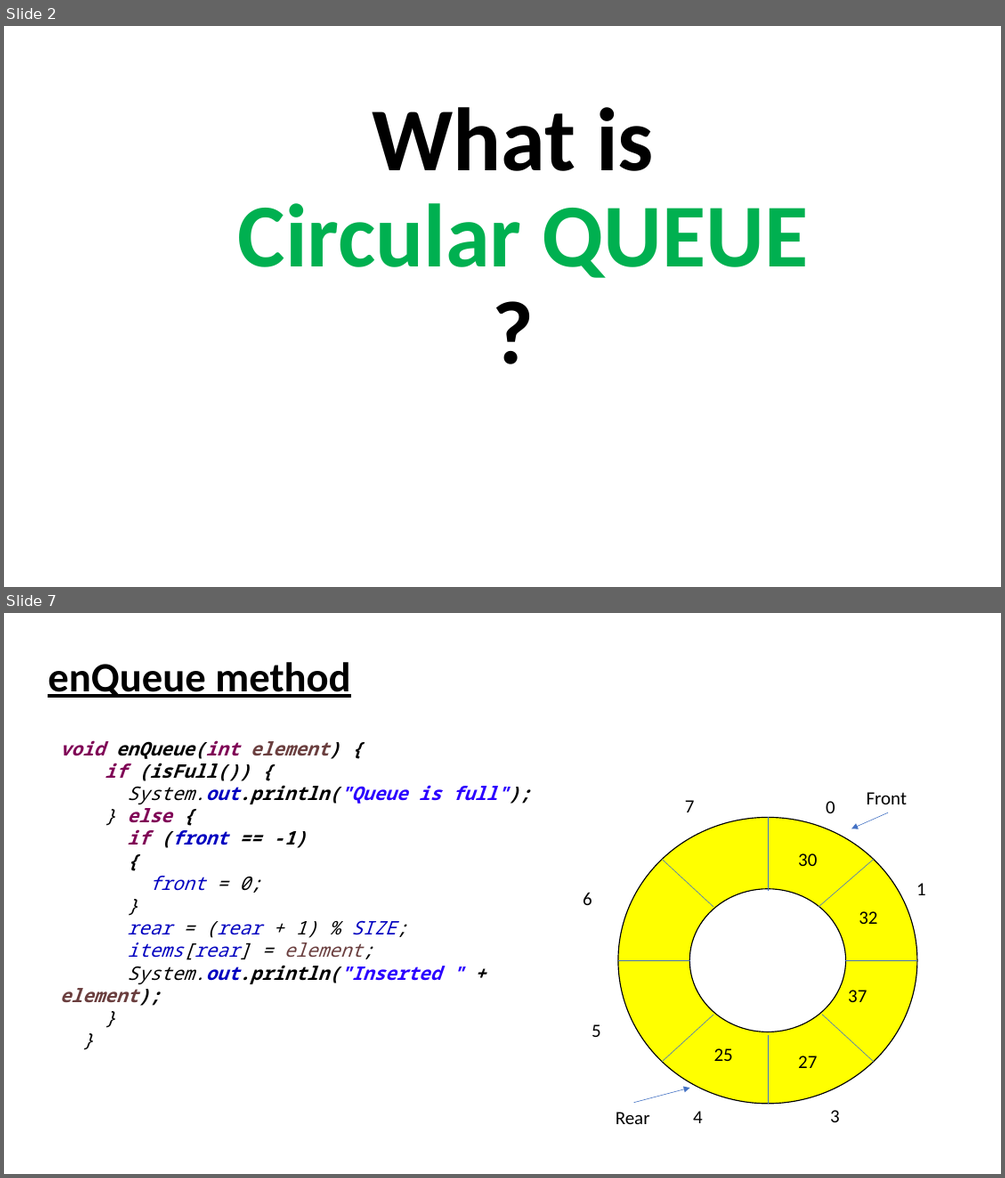
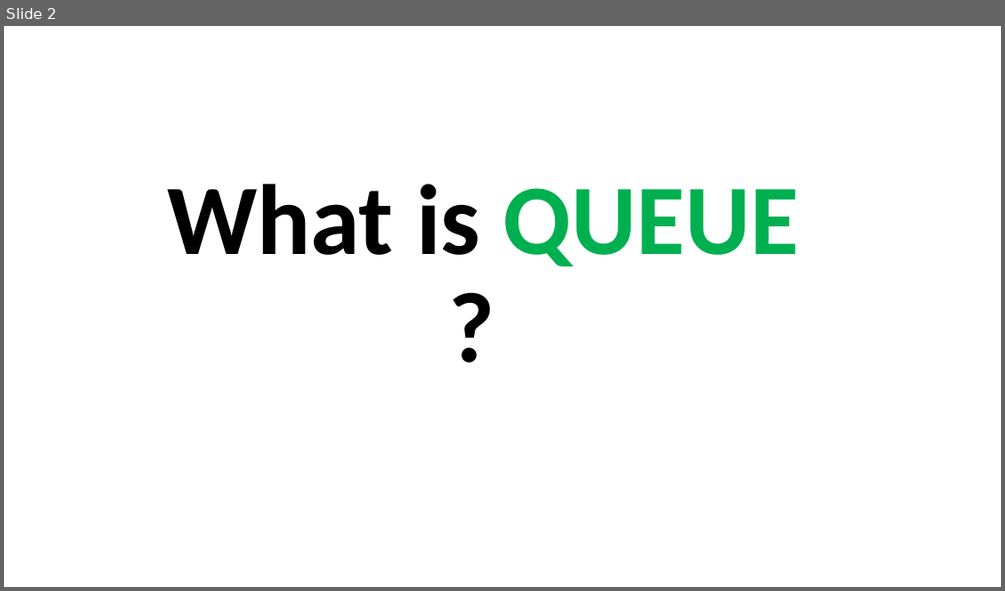
Before and after one commit to codingenv/Java, a slide deck: DataStructure/Queue/LinearQueue/Queue.pptx. Shown one above the other, each under a label of ours: slides 2 and 7 before the commit, slide 2 after it; the slides between them are not shown. The pictures are 1005x1178 and 1005x591 pixels, drawn with LibreOffice and Linux fonts; fonts in the diff are those of the drawing. Boxes give left, top, right and bottom in pixels: in the first picture for what was removed or moved away, otherwise in the second. Text is boxed around its words. In the diff, an @@ line names an element or a change of style, - is before the commit and + after.

Commit message:
Added the correct file for the linear queue and its ppt.

```diff
--- a/DataStructure/Queue/LinearQueue/Queue.pptx
+++ b/DataStructure/Queue/LinearQueue/Queue.pptx
@@ slide 7 removed at <box>4,613,1001,1174</box>, background #FFFFFF @@
@@ text removed at <box>48,662,350,698</box> @@
-enQueue method
@@ text removed at <box>60,740,531,1005</box> @@
-void enQueue(int element) {
-if (isFull()) {
-System.out.println("Queue is full");
-} else {
-if (front == -1)
-{
-front = 0;
-}
-rear = (rear + 1) % SIZE;
-items[rear] = element;
-System.out.println("Inserted " + element);
-}
-}
@@ text removed at <box>866,792,907,804</box> @@
-Front
@@ donut removed at <box>618,817,917,1103</box> @@
@@ text removed at <box>685,800,695,812</box> @@
-7
@@ line removed from (768, 817) to (768, 891) @@
@@ text removed at <box>825,801,835,813</box> @@
-0
@@ arrow removed from (888, 812) to (852, 828) @@
@@ line removed from (713, 907) to (662, 859) @@
@@ text removed at <box>798,853,817,866</box> @@
-30
@@ line removed from (819, 907) to (874, 859) @@
@@ text removed at <box>582,892,592,905</box> @@
-6
@@ text removed at <box>916,883,926,895</box> @@
-1
@@ text removed at <box>858,911,877,924</box> @@
-32
@@ line removed from (618, 960) to (689, 960) @@
@@ line removed from (846, 960) to (917, 960) @@
@@ text removed at <box>848,989,866,1002</box> @@
-37
@@ text removed at <box>591,1024,601,1037</box> @@
-5
@@ line removed from (713, 1014) to (662, 1062) @@
@@ line removed from (768, 1103) to (768, 1035) @@
@@ line removed from (874, 1062) to (822, 1013) @@
@@ text removed at <box>714,1048,733,1061</box> @@
-25
@@ text removed at <box>798,1055,817,1068</box> @@
-27
@@ arrow removed from (633, 1102) to (689, 1088) @@
@@ text removed at <box>615,1111,650,1124</box> @@
-Rear
@@ text removed at <box>693,1111,703,1123</box> @@
-4
@@ text removed at <box>830,1110,840,1122</box> @@
-3
@@ slide 2 changed as well @@
@@ title at <box>167,184,799,266</box>: text changed; size 86.4 to 96 pt; text colour #00B050 to #000000 @@
-What is
-Circular QUEUE
-?
+What is QUEUE
+?
```
Also in this commit, not shown: 5 other slides changed, 3 slides added, 2 other slides removed, 2 other files.
